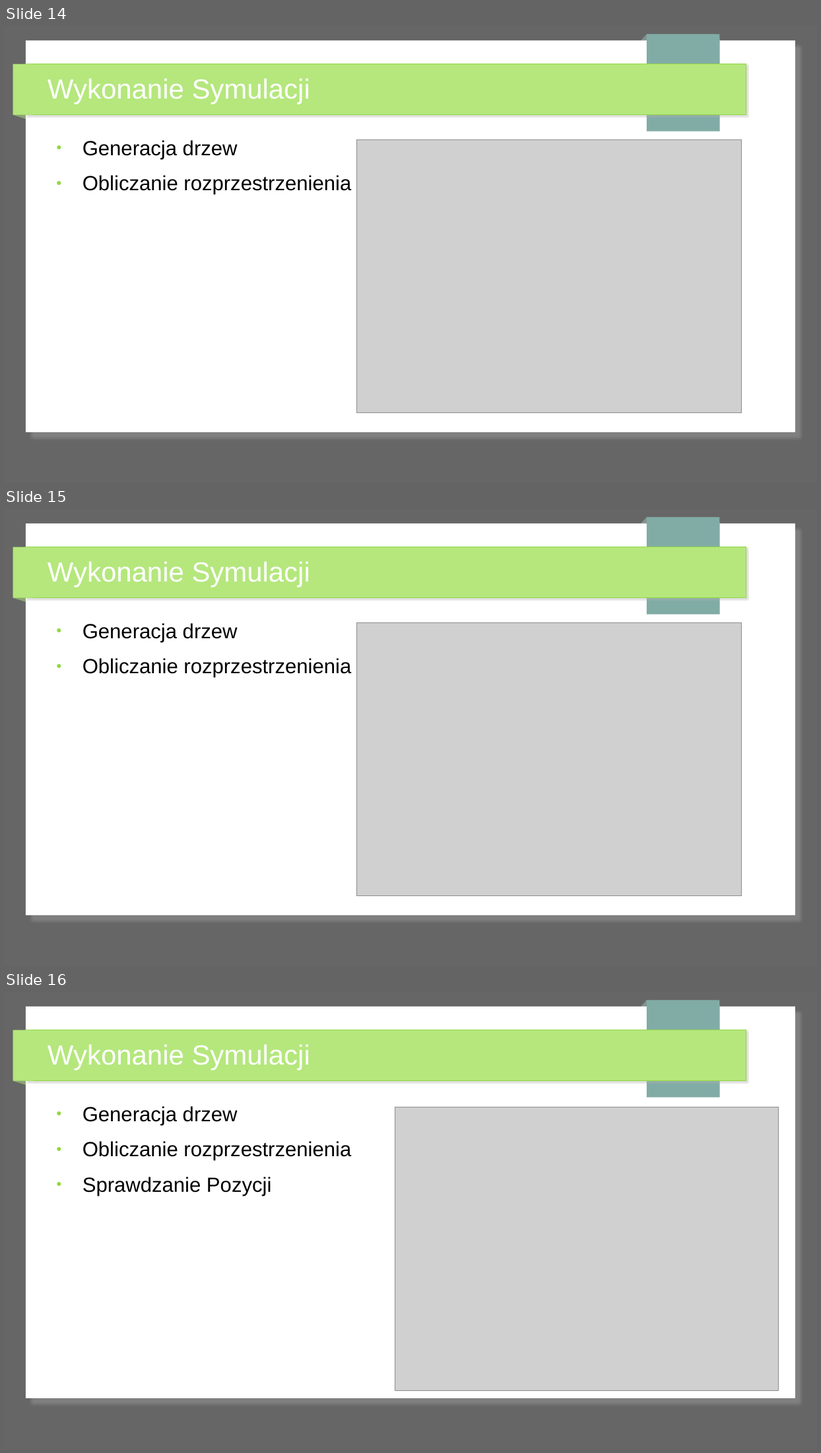
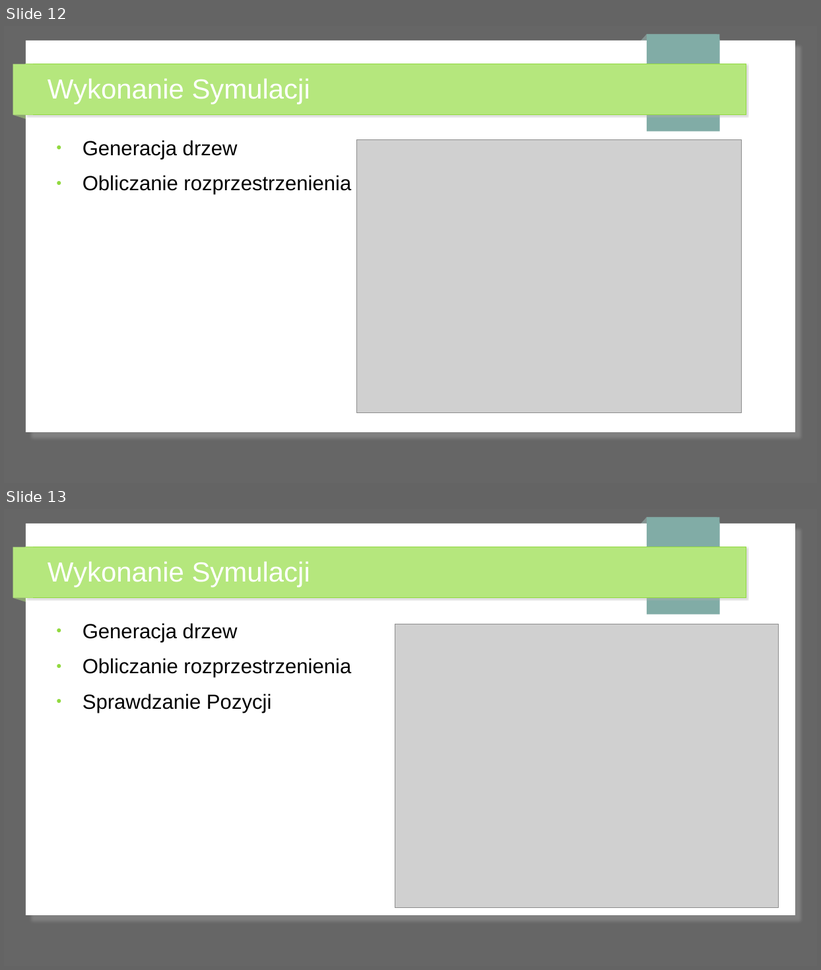
Before and after one commit to Kac-S/symulacja_pozaru_lasu, a slide deck: prezentacja_las.odp. Shown one above the other, each under a label of ours: slides 14, 15 and 16 before the commit, slides 12 and 13 after it. The pictures are 821x1453 and 821x970 pixels, drawn with LibreOffice and Linux fonts; fonts in the diff are those of the drawing; grey boxes stand for pictures. Boxes give left, top, right and bottom in pixels: in the first picture for what was removed or moved away, otherwise in the second. Text is boxed around its words. In the diff, an @@ line names an element or a change of style, - is before the commit and + after.

```diff
--- a/prezentacja_las.odp
+++ b/prezentacja_las.odp
@@ slide 15 removed at (4,509,817,966), background #666666; not listed: 7 template elements that a slide beside it also shows @@
@@ title removed at (48,561,310,587) @@
-Wykonanie Symulacji
@@ text removed at (83,623,351,678) @@
-● Generacja drzew
-● Obliczanie rozprzestrzenienia
@@ picture removed at (356,623,742,896) @@
@@ what was slide 14 is now slide 12 @@
@@ what was slide 16 is now slide 13 @@
```
Also in this commit, not shown: 7 slides changed, 2 other slides removed, 3 other files.
